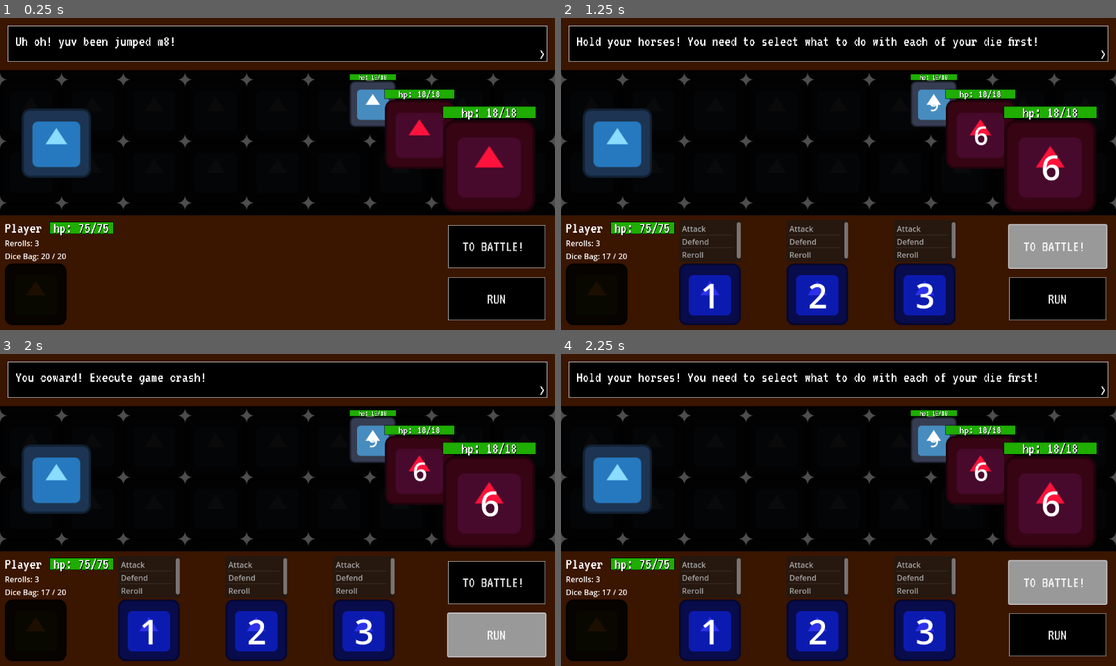
Above: before the commit, frames 1-4 (two rows, left to right).
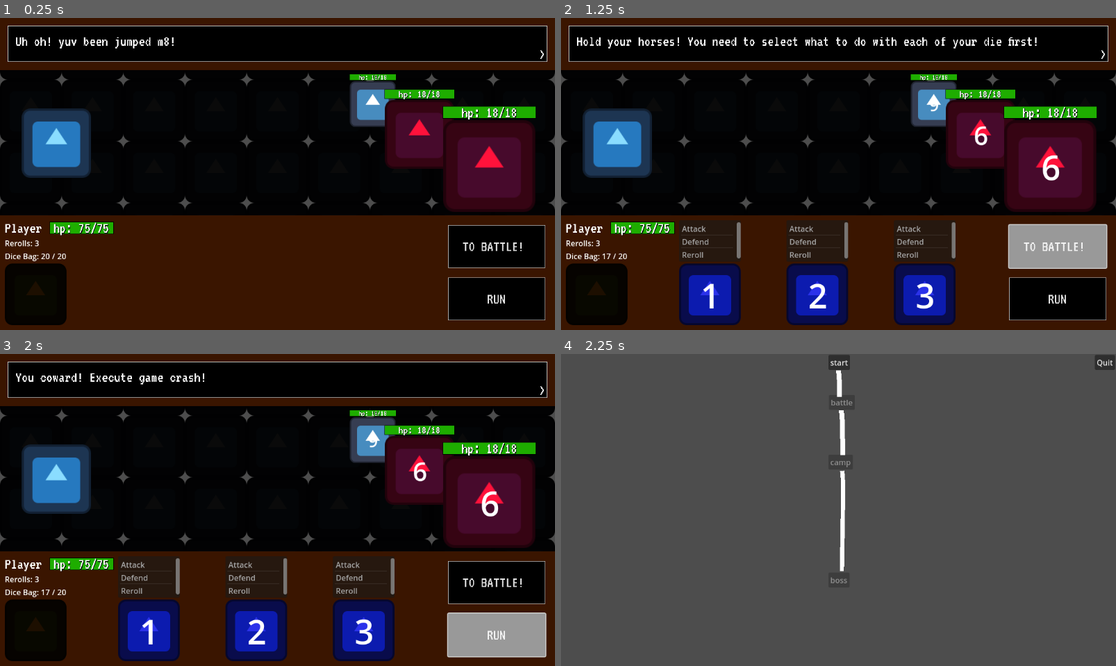
Above: after the commit, the same moments.

Repository: SadBonana/INTD450-Dice_Game
Game: Godot game, scene res://battle.tscn
Same seed, same stepped clock (60 frames per second), same inputs: the game is played once before the commit and once after it. The engine's default icon, where the game draws it, is replaced by a stand-in: a white triangle on a blue panel in a dark square.
Inputs:
- Up to frame 1 (0.25 s): no input
- Up to frame 2 (1.25 s): click "TO BATTLE!" at 0.5 s
- Up to frame 3 (2 s): click "RUN" at 1.25 s
- Up to frame 4 (2.25 s): click "TO BATTLE!" at 2 s

Frames 1-3 are identical in both runs. In frame 4, 99% of the frame differs, in the area x 0-100%, y 0-100%.

Commit message:
Buttons are now correctly working, swapping between scenes working as intended (albeit scuffed codewise). Added lines to make it look more path-like on the map.

Diff:
--- a/map/map.gd
+++ b/map/map.gd
@@ -1,59 +1,80 @@
 extends Control
 
-var start
-var battle
-var campfire
-var boss
-var root
+@export var map_data : map_resource
+
+var start =    [0, null]
+var battle =   [1, null]
+var campfire = [2, null]
+var boss =     [3, null]
+var root =     [4, null]
 
 func save():
+	#var map = preload("map_resource.gd")
+
+	#map_data = map_resource.New()
 	#var root = get_tree().get_root()
-	var file_path = "res://map/map.tscn"
-	var scene = PackedScene.new()
-	scene.pack(root)
-	ResourceSaver.save(file_path,scene)
+	var file_path = "res://map/map_resource.tres"
+	#var scene = PackedScene.new()
+	#scene.pack(root)
+	ResourceSaver.save(map_data,file_path)
+	#pass
 
 func _ready():
-	root = get_node("/root")
-	start = get_node("start")
+	#map_data = map_data_load.new()
+	print(map_data.completion)
 
-	battle = get_node("battle")
-	battle.disabled = true
+	root[1] = get_node("/root")
+	start[1] = get_node("start")
 
-	campfire = get_node("campfire")
-	campfire.disabled = true
+	battle[1] = get_node("battle")
+	if map_data.completion[start[0]] == 0 or map_data.completion[battle[0]] == 1:
+		battle[1].disabled = true
 
-	boss = get_node("boss")
-	boss.disabled = true
+	campfire[1] = get_node("campfire")
+
+	if map_data.completion[battle[0]] == 0 or map_data.completion[campfire[0]] == 1:
+		campfire[1].disabled = true
+
+	boss[1] = get_node("boss")
+	if map_data.completion[campfire[0]] == 0:
+		boss[1].disabled = true
 
 func _on_start_pressed():
 	#start is a placeholder rn, but we could use it for an initial starting room for the player
-	start.disabled = true
-	battle.disabled = false
+	start[1].disabled = true
+	map_data.completion[start[0]] = 1
+	battle[1].disabled = false
 	save()
 	#pass # Replace with function body.
 
 func _on_battle_pressed():
-	battle.disabled = true
-	campfire.disabled = false
+	#save()
+	battle[1].disabled = true
+	map_data.completion[battle[0]] = 1
+	campfire[1].disabled = false
 	save()
 	get_tree().change_scene_to_file("res://battle.tscn") #switch to battle scene
 
 
 func _on_campfire_pressed():
-	campfire.disabled = true
-	boss.disabled = false
+	#save()
+	campfire[1].disabled = true
+	map_data.completion[campfire[0]] = 1
+	boss[1].disabled = false
 	save()
 	get_tree().change_scene_to_file("res://UI/campfire.tscn") #switch to campfire scene
 	#pass
 
 
 func _on_boss_pressed():
-	boss.disabled = true
+	boss[1].disabled = true
+	map_data.completion[boss[0]] = 1
 	save()
 	#get_tree().change_scene_to_file("") insert path to boss scene here
-	pass
+	#pass
 
 
 func _on_quit_pressed():
+	for i in range(map_data.num_nodes):
+		map_data.completion[i] = 0
 	get_tree().quit() #quits the game rn
--- a/map/map.tscn
+++ b/map/map.tscn
@@ -1,11 +1,13 @@
-[gd_scene load_steps=2 format=3 uid="uid://bx1wovv0p182j"]
+[gd_scene load_steps=3 format=3 uid="uid://bx1wovv0p182j"]
 
 [ext_resource type="Script" path="res://map/map.gd" id="2_gsif4"]
+[ext_resource type="Resource" uid="uid://dhfxnqlknsfuc" path="res://map/map_resource.tres" id="2_xlpbv"]
 
 [node name="map" type="Control"]
 layout_mode = 3
 anchors_preset = 0
 script = ExtResource("2_gsif4")
+map_data = ExtResource("2_xlpbv")
 
 [node name="start" type="Button" parent="."]
 layout_mode = 0
@@ -47,9 +49,22 @@
 offset_bottom = 33.0
 text = "Quit"
 
+[node name="Line2D" type="Line2D" parent="."]
+position = Vector2(64, 12)
+points = PackedVector2Array(512, 22, 514, 47, 514, 77)
+
+[node name="Line2D2" type="Line2D" parent="."]
+position = Vector2(70, 95)
+points = PackedVector2Array(512, 22, 514, 47, 515, 115)
+
+[node name="Line2D2" type="Line2D" parent="Line2D2"]
+position = Vector2(68.4783, 128.487)
+scale = Vector2(0.869565, 0.876106)
+points = PackedVector2Array(512, 22, 514, 47, 514.384, 73.0946, 511.2, 259.687)
+
 [connection signal="pressed" from="start" to="." method="_on_start_pressed"]
 [connection signal="pressed" from="battle" to="." method="_on_battle_pressed"]
 [connection signal="pressed" from="campfire" to="." method="_on_campfire_pressed"]
 [connection signal="pressed" from="boss" to="." method="_on_boss_pressed"]
+[connection signal="pressed" from="quit" to="." method="_on_quit_pressed"]
 [connection signal="pressed" from="quit" to="." method="_on_boss_pressed"]
-[connection signal="pressed" from="quit" to="." method="_on_quit_pressed"]
--- /dev/null
+++ b/map/map2.tscn
@@ -0,0 +1,18 @@
+[gd_scene load_steps=2 format=3]
+
+[sub_resource type="World3D" id="World3D_itc0q"]
+
+[node name="root" type="Window"]
+process_mode = 1
+world_3d = SubResource("World3D_itc0q")
+audio_listener_enable_2d = true
+audio_listener_enable_3d = true
+physics_object_picking = true
+gui_embed_subwindows = true
+positional_shadow_atlas_size = 4096
+title = "Intd 450-dice Game"
+position = Vector2i(384, 186)
+size = Vector2i(1152, 648)
+min_size = Vector2i(64, 64)
+content_scale_size = Vector2i(1152, 648)
+content_scale_aspect = 1
--- a/map/map_gen_v2.gd
+++ b/map/map_gen_v2.gd
@@ -3,6 +3,10 @@
 const d = 6
 const b = [0,3]
 var leafnodes = []
+var nodes
+
+@export var map_resource: Resource
+map_resource.num_nodes = nodes
 
 func populate(path,root,depth,max_d):
 	var node = root
@@ -10,6 +14,7 @@
 		var num_children = randi_range(1,3)
 
 		for c in range(num_children):
+			nodes += 1
 			var child = path.create_item(node)
 			populate(path,child,depth+1,max_d)
 			if depth == max_d:
--- /dev/null
+++ b/map/map_resource.gd
@@ -0,0 +1,12 @@
+extends Resource
+
+class_name map_resource
+
+@export var completion = []
+@export var num_nodes = 0
+
+func _init():
+	#var map = preload("res://map/map_gen_v2.gd")
+	#for index in range(map.nodes):
+	#	completion.append(0)
+	completion = [0,0,0,0,0]
--- /dev/null
+++ b/map/map_resource.tres
@@ -0,0 +1,8 @@
+[gd_resource type="Resource" script_class="map_resource" load_steps=2 format=3 uid="uid://dhfxnqlknsfuc"]
+
+[ext_resource type="Script" path="res://map/map_resource.gd" id="1_vhd01"]
+
+[resource]
+script = ExtResource("1_vhd01")
+completion = [0, 0, 0, 1, 0]
+num_nodes = 5
--- a/d4_raycast.tscn
+++ b/models/d4_raycast.tscn
@@ -1,6 +1,6 @@
 [gd_scene load_steps=2 format=3 uid="uid://bqfea2cgpm0xs"]
 
-[ext_resource type="Script" path="res://d4_raycast.gd" id="1_rxl4y"]
+[ext_resource type="Script" path="res://models/d4_raycast.gd" id="1_rxl4y"]
 
 [node name="D4Raycast" type="RayCast3D"]
 target_position = Vector3(0, -0.1, 0)
--- a/d4_roll.tscn
+++ b/models/d4_roll.tscn
@@ -1,8 +1,8 @@
 [gd_scene load_steps=5 format=3 uid="uid://c3lbeir6kyyg6"]
 
-[ext_resource type="Script" path="res://D4_rolling.gd" id="1_utafo"]
+[ext_resource type="Script" path="res://models/D4_rolling.gd" id="1_utafo"]
 [ext_resource type="PackedScene" uid="uid://btmewtjeyfwns" path="res://models/d4.glb" id="2_ncygw"]
-[ext_resource type="PackedScene" uid="uid://bqfea2cgpm0xs" path="res://d4_raycast.tscn" id="3_pmuy5"]
+[ext_resource type="PackedScene" uid="uid://bqfea2cgpm0xs" path="res://models/d4_raycast.tscn" id="3_pmuy5"]
 
 [sub_resource type="ConvexPolygonShape3D" id="ConvexPolygonShape3D_bm8aw"]
 points = PackedVector3Array(1.03251, -0.375152, -0.61073, 0.0125901, -0.380065, 1.19956, -1.04516, -0.382893, -0.588934, -0.000222564, 1.13794, -9.39369e-05)
--- a/d4v2_roll.tscn
+++ b/models/d4v2_roll.tscn
@@ -1,7 +1,7 @@
 [gd_scene load_steps=4 format=3 uid="uid://vuxdrh08xtyi"]
 
 [ext_resource type="PackedScene" uid="uid://cv01k05v6s0kf" path="res://models/d4v2.glb" id="1_pd6me"]
-[ext_resource type="Script" path="res://d4v2_roll.gd" id="1_rfk8p"]
+[ext_resource type="Script" path="res://models/d4v2_roll.gd" id="1_rfk8p"]
 
 [sub_resource type="ConvexPolygonShape3D" id="ConvexPolygonShape3D_521jk"]
 points = PackedVector3Array(0.614363, 0.617722, 0.617725, 1.46177, -0.000124633, -0.000117421, 0.614363, 0.617722, -0.6 …(226 unchanged characters)…
--- a/src/battle.gd
+++ b/src/battle.gd
@@ -318,8 +318,9 @@
 func _on_run_pressed():
 	display_text("You coward! Execute game crash!")
 	await textbox_closed
-	await get_tree().create_timer(0.5).timeout
-	get_tree().quit()
+	#await get_tree().create_timer(0.5).timeout
+	#get_tree().quit()
+	get_tree().change_scene_to_file("res://map/map.tscn")
 
 
 # TODO: make this generic to any actor
@@ -350,7 +351,7 @@
 
 			display_text("You won! Now go to the campfire room")
 			await textbox_closed
-			get_tree().change_scene_to_file("res://map/map.tscn")
+			get_tree().change_scene_to_file("res://map/map2.tscn")
 
 	emit_signal("damage_enemy_resolved")
 
--- a/world.tscn
+++ b/world.tscn
@@ -1,7 +1,7 @@
 [gd_scene load_steps=17 format=3 uid="uid://dj6gqnhm2fcch"]
 
-[ext_resource type="PackedScene" uid="uid://c3lbeir6kyyg6" path="res://d4_roll.tscn" id="1_7u334"]
-[ext_resource type="PackedScene" uid="uid://vuxdrh08xtyi" path="res://d4v2_roll.tscn" id="3_s7pkb"]
+[ext_resource type="PackedScene" uid="uid://c3lbeir6kyyg6" path="res://models/d4_roll.tscn" id="1_7u334"]
+[ext_resource type="PackedScene" uid="uid://vuxdrh08xtyi" path="res://models/d4v2_roll.tscn" id="3_s7pkb"]
 
 [sub_resource type="GDScript" id="GDScript_6qbmr"]
 script/source = "extends Node3D
Renamed: D4_rolling.gd -> models/D4_rolling.gd
Renamed: d4_raycast.gd -> models/d4_raycast.gd
Renamed: d4v2_roll.gd -> models/d4v2_roll.gd
Not shown: 1 places in models/dice.tscn that only renumber resources
